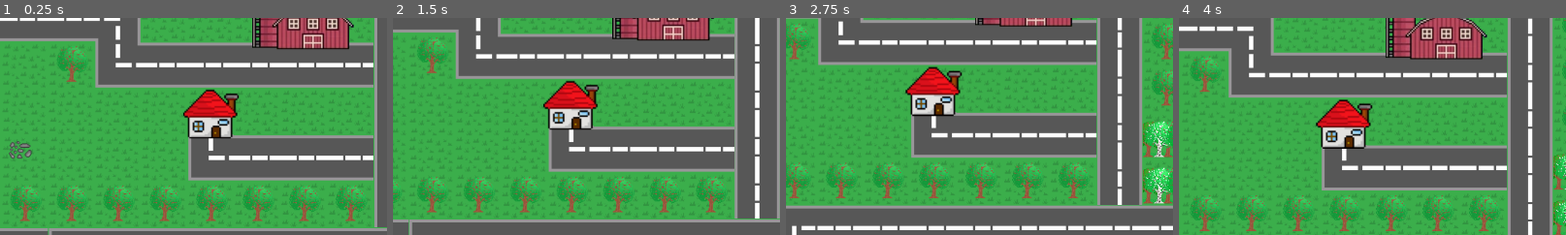
Above: before the commit, frames 1-4 (left to right).
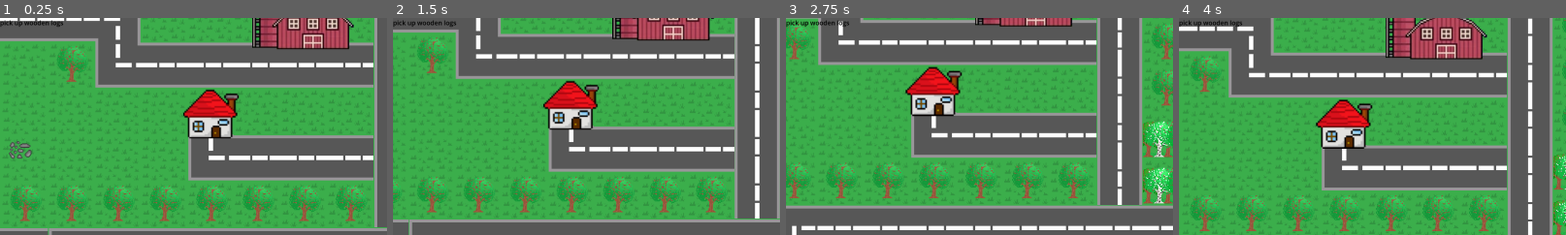
Above: after the commit, the same moments.

Repository: Orozon64/The-Sauna-Pact
Game: Godot game, scene res://scenes/polish_map.tscn
Same seed, same stepped clock (60 frames per second), same inputs: the game is played once before the commit and once after it. This scene is started directly instead of the project's main scene.
Inputs:
- Up to frame 1 (0.25 s): no input
- Up to frame 2 (1.5 s): tap Enter at 0.5 s; hold D (move_right) 0.53-1.28 s; tap Shift (advance_dialogue) at 0.6 s; tap Space at 0.77 s; hold S (move_down) from 1.28 s (still down); tap E (item_interact) at 1.35 s
- Up to frame 3 (2.75 s): tap Space at 1.52 s; release S (move_down) at 2.03 s; hold D (move_right) from 2.03 s (still down); tap F (item_interact_secondary) at 2.1 s
- Up to frame 4 (4 s): release D (move_right) at 2.78 s; hold W (move_up) 2.78-3.53 s; tap Shift (advance_dialogue) at 2.85 s; tap Space at 3.02, 3.77 s; hold A (move_left) from 3.53 s (still down); tap E (item_interact) at 3.6 s
The pictures show only the part of the screen within x 0-50%, y 0-50%; the shares and areas given below are measured in that part.

The runs differ from the first frame. In frame 1, 0.2% of the frame differs, in the area x 0-17%, y 0-5%; in frame 2, 0.2%; in frame 3, 0.2%; in frame 4, 0.2%.
Error before the commit: Invalid access to property or key '<null>' on a base object of type 'Array'. (res://scripts/signal_manager.gd:17)

Commit message:
got objectives to work

Diff:
--- a/scenes/polish_map.tscn
+++ b/scenes/polish_map.tscn
@@ -220,3 +220,11 @@
 autoplay = true
 bus = &"LevelBG"
 parameters/looping = true
+
+[node name="CanvasLayer" type="CanvasLayer" parent="." unique_id=1517665158]
+
+[node name="ObjectiveLabel" type="Label" parent="CanvasLayer" unique_id=1203437554]
+offset_right = 40.0
+offset_bottom = 23.0
+theme_override_colors/font_color = Color(0, 0, 0, 1)
+text = "Objective: pick up wooden logs"
--- a/scripts/signal_manager.gd
+++ b/scripts/signal_manager.gd
@@ -19,6 +19,11 @@
 	screen_size = get_viewport_rect().size
 
 	var file = FileAccess.open("res://save_game.data", FileAccess.READ)
+	var current_objective = file.get_var().get("objective_id")
+	set_objective_id(current_objective)
+	file.close()
+
+	file = FileAccess.open("res://save_game.data", FileAccess.READ)
 	match name:
 		"FinnishRootNode":
 			last_item = file.get_var().get("Finn").get("last_item")
@@ -78,7 +83,7 @@
 				current_item.picked_up.connect(player._on_item_picked_up)
 	else:
 		play_ending = true
-	set_objective_id(file.get("objective_id"))
+
 	file.close()
 	if play_ending:
 
Not shown, changed: save_game.data
